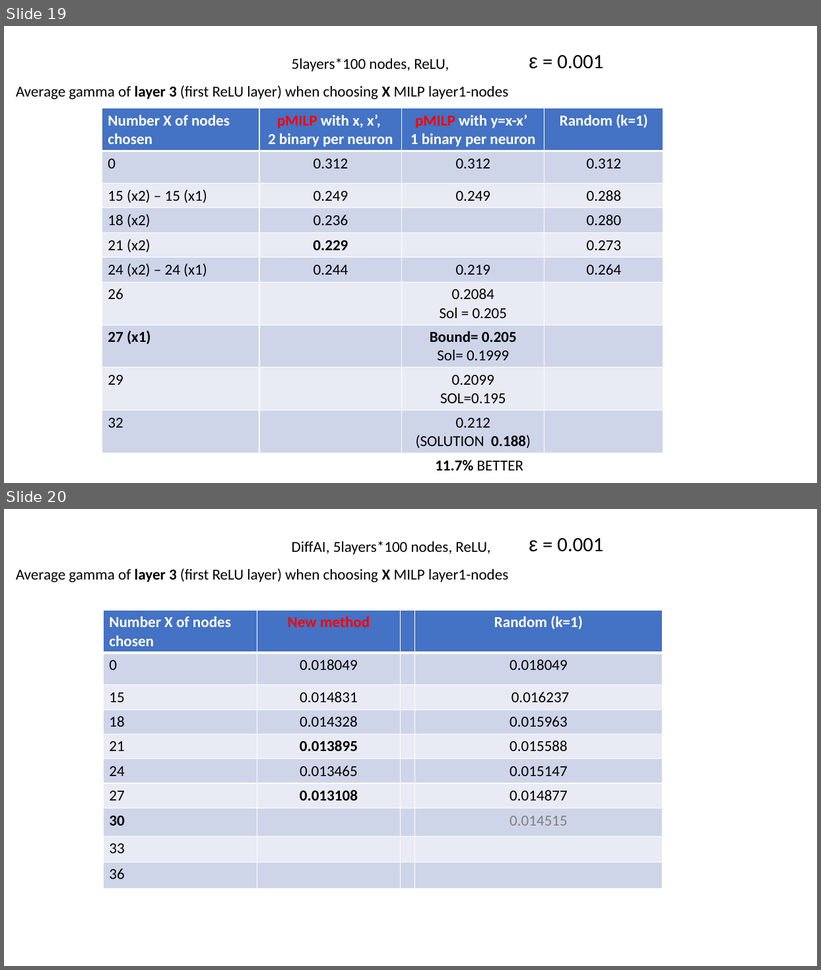
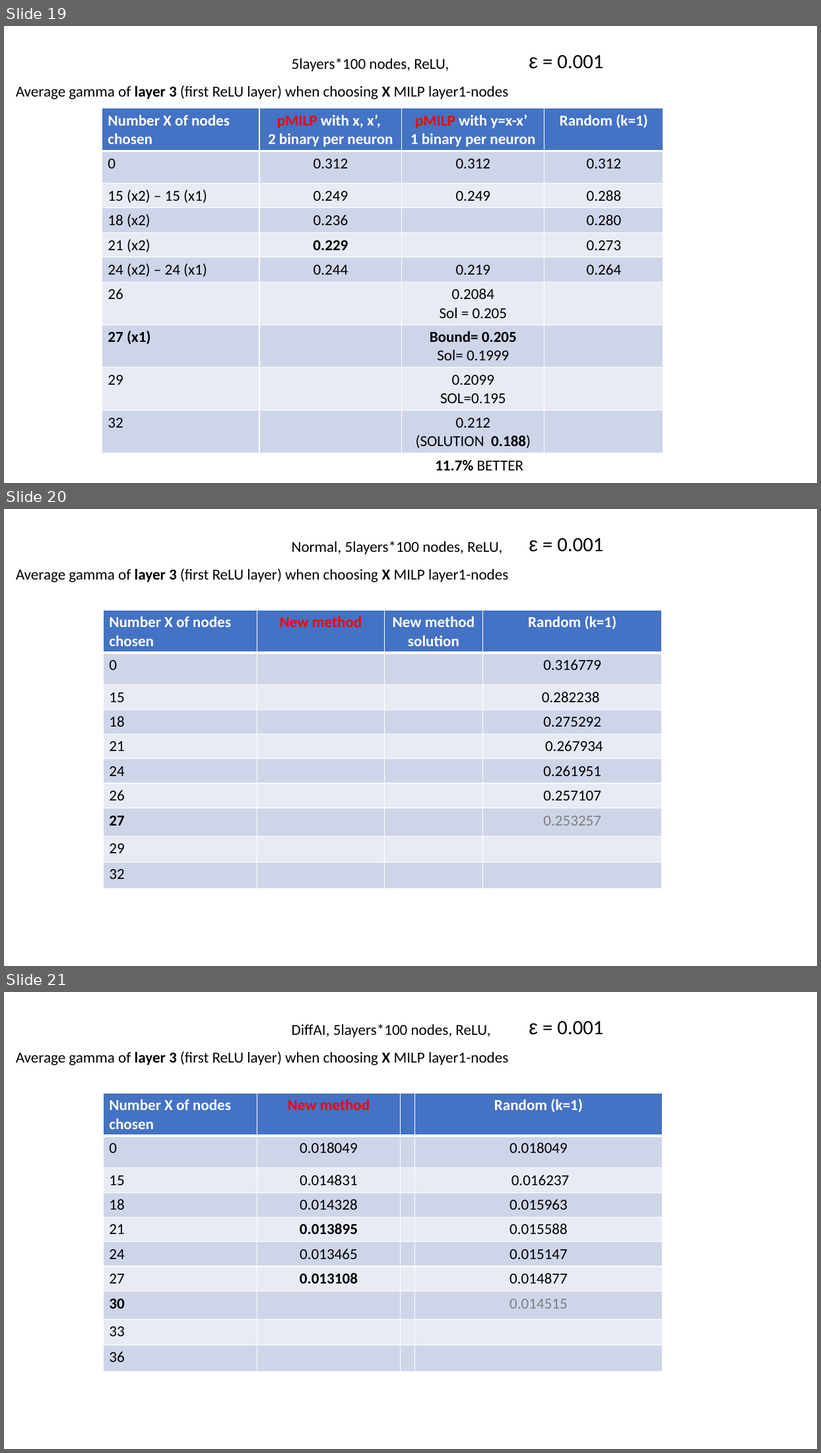
Before and after one commit to blaisegenest/vericompensate, a slide deck: lipschitz/Liptscitz.pptx. Shown one above the other, each under a label of ours: slides 19 and 20 before the commit, slides 19, 20 and 21 after it. The pictures are 821x970 and 821x1453 pixels, drawn with LibreOffice and Linux fonts; fonts in the diff are those of the drawing. Boxes give left, top, right and bottom in pixels: in the first picture for what was removed or moved away, otherwise in the second. Text is boxed around its words. In the diff, an @@ line names an element or a change of style, - is before the commit and + after.

Commit message:
update table

```diff
--- a/lipschitz/Liptscitz.pptx
+++ b/lipschitz/Liptscitz.pptx
@@ slide 20 added at (4,509,817,966), background #FFFFFF @@
@@ text added at (292,541,502,555), 18 pt, text #000000 @@
+Normal, 5layers*100 nodes, ReLU,
@@ text added at (529,538,603,552), 24 pt, text #000000 @@
+ε = 0.001
@@ text added at (16,568,508,582), 18 pt, text #000000 @@
+Average gamma of layer 3 (first ReLU layer) when choosing X MILP layer1-nodes
@@ table added at (103,610,661,889), 10 rows, 4 columns @@
+Number X of nodes chosen | New method | New method solution | Random (k=1)
+0 |  |  | 0.316779
+15 |  |  | 0.282238
+18 |  |  | 0.275292
+21 |  |  | 0.267934
+24 |  |  | 0.261951
+26 |  |  | 0.257107
+27 |  |  | 0.253257
+29 |  |  | 
+32 |  |  | 
@@ what was slide 20 is now slide 21 @@
```
